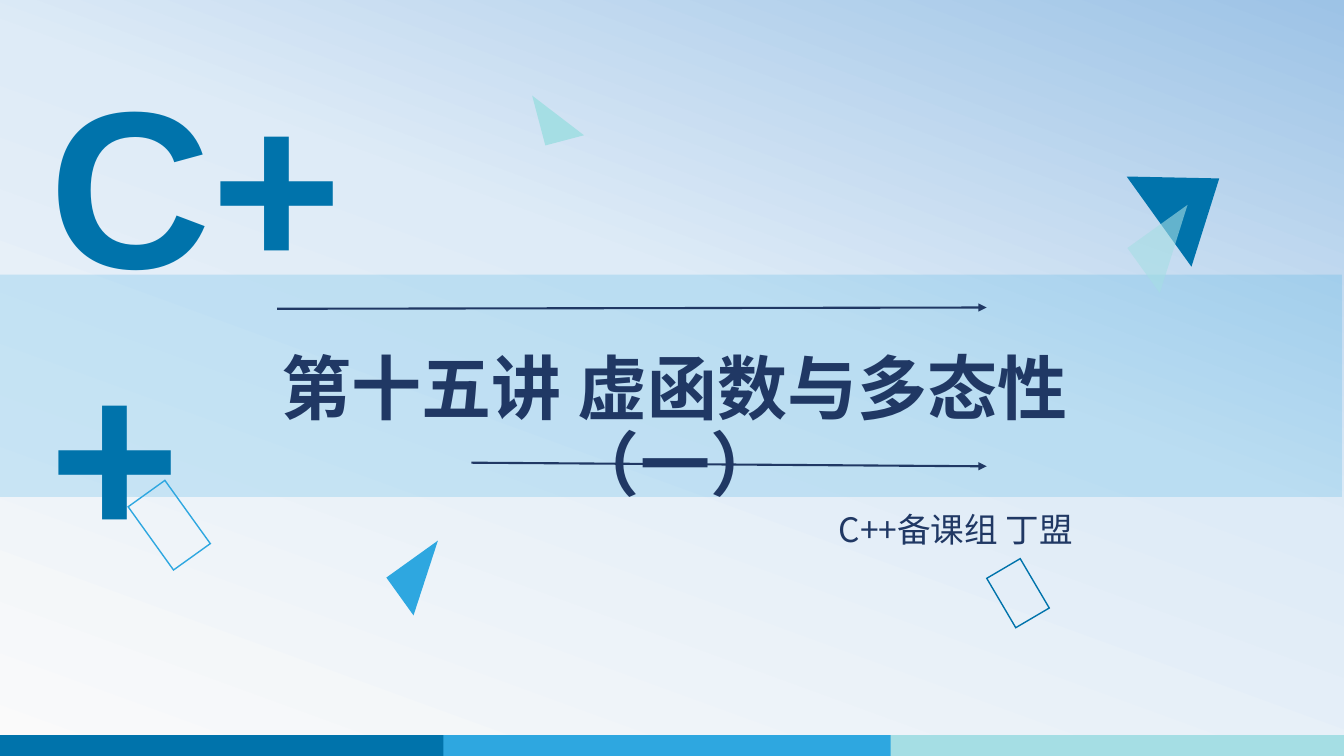
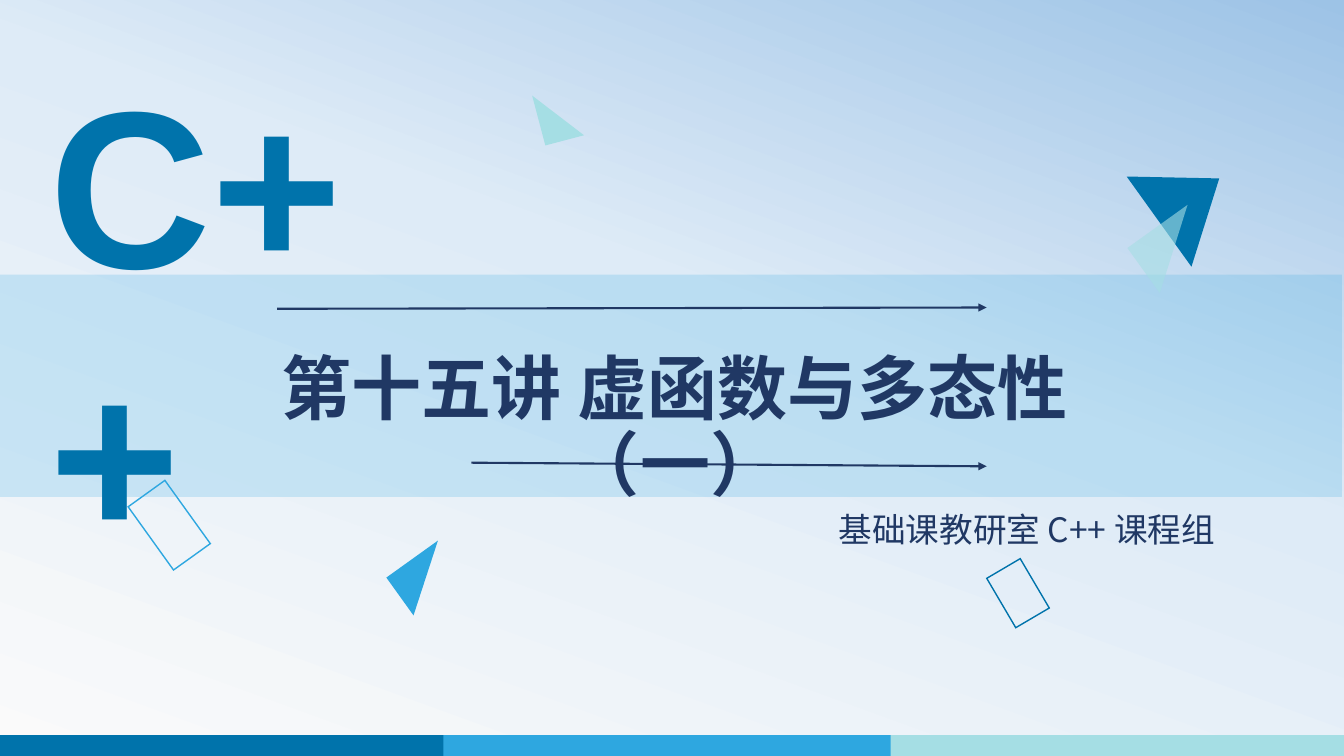
Before and after one commit to edu2act/course-cpp, a slide deck: slide 1 of materials/slides/ch07-polymorphism-1.pptx. Drawn at 1344x756 pixels with LibreOffice and Linux fonts; fonts in the diff are those of the drawing; background and template pictures are left out. Boxes give left, top, right and bottom in pixels: in the first picture for what was removed or moved away, otherwise in the second. Text is boxed around its words. In the diff, an @@ line names an element or a change of style, - is before the commit and + after.

```diff
--- a/materials/slides/ch07-polymorphism-1.pptx
+++ b/materials/slides/ch07-polymorphism-1.pptx
@@ text at <box>839,513,1215,545</box>: text changed @@
-C++备课组 丁盟
+基础课教研室 C++ 课程组
```
Also in this commit, not shown: 1 slide removed, 28 other files.
